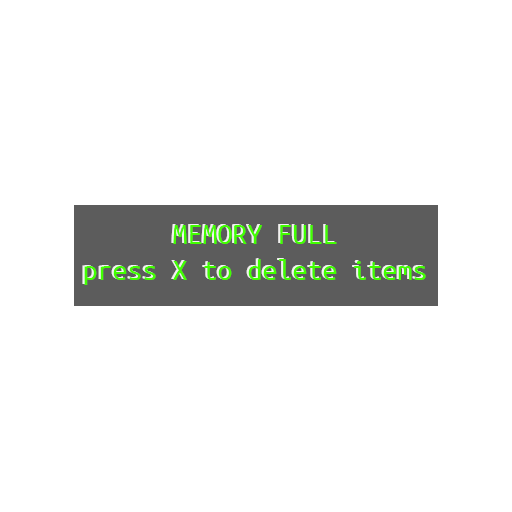
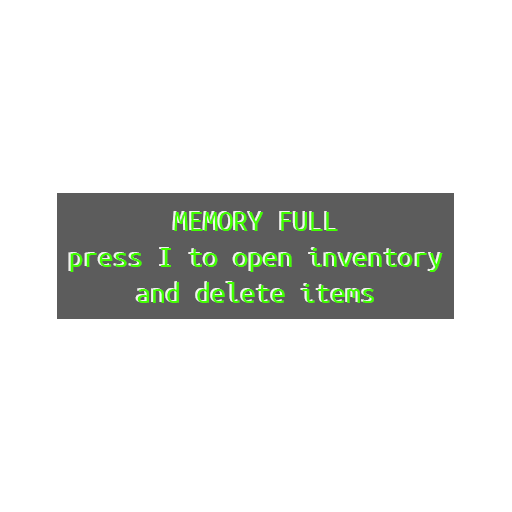
Layers edited between the first and the second 512 × 512 image:
renamed "MEMORY FULL press X to delete items" to "MEMORY FULL press I to open inventory and delete items", painted on it over [70, 212, 443, 303]
renamed "MEMORY FULL press X to delete items" to "MEMORY FULL press I to open inventory and delete items", painted on it over [68, 211, 441, 302]
painted on "Rectangle 1" over [57, 193, 454, 319]
